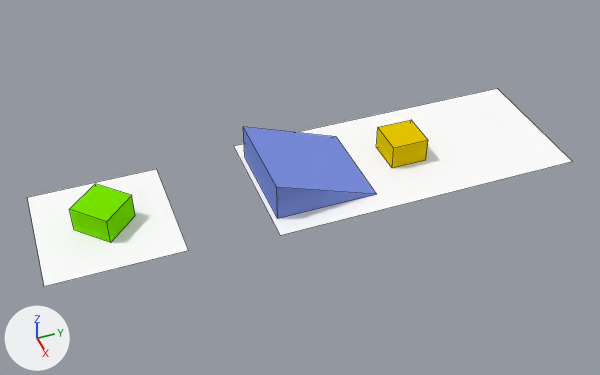
The Blender file scripts/morse/bgetest.blend, before and after one commit.
One viewpoint serves both versions: a 50 mm lens placed at (23.9, -13.3, 20.3), pointed at (0.5, -4.6, 0.0). Arrows for +X, +Y and +Z are at lower left; the lights stay in place. Mesh edges are drawn as thin lines.

Objects in the first picture: 'Goal', 'Plane', 'Platform', 'Ramp', 'Start'.
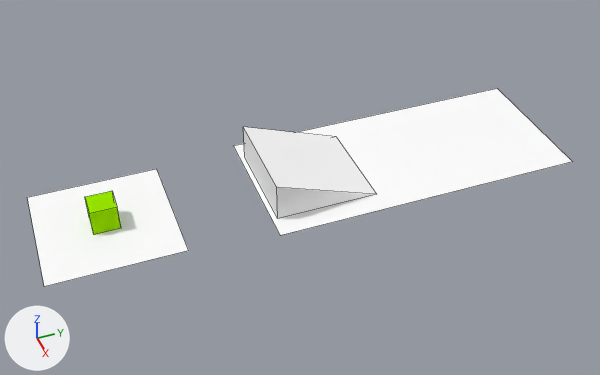
Commit message: Added goal specification ability. User can add object X.goal to define the goal state of object X. See bgetest.blend for example.

Patch to the scene script:
```diff
--- a/scripts/morse/bgetest.blend.py
+++ b/scripts/morse/bgetest.blend.py
@@ mat_material_002 @@
 mat_material_002 = diffuse_material('Material.002')
-mat_material_002.base_color = (0.215, 0.296, 0.8)  # blue #8094e7
+mat_material_002.base_color = (1.0, 1.0, 1.0)  # white #ffffff
@@ mat_material @@
+mat_material = diffuse_material('Material')
+mat_material.base_color = (0.319, 0.8, 0.0)  # green #99e700
@@ me_cube @@
+me_cube.from_pydata(...)  # a box spanning x -1.0..1.0, y -1.0..1.0, z -1.0..1.0
+me_cube.materials.append(mat_material)  # green #99e700
@@ ob_goal @@
-ob_goal = bpy.data.objects.new('Goal', me_cube_004)
-ob_goal.location = (0.0, -12.0, 0.5)
-ob_goal.rotation_euler = (0.0, 0.0, 0.785)  # degrees (0, 0, 45)
-ob_goal.scale = (0.707, 0.707, 1.0)
@@ ob_start @@
-ob_start = bpy.data.objects.new('Start', me_cube_003)
-ob_start.location = (0.0, 0.0, 0.5)
@@ ob_cube @@
+ob_cube = bpy.data.objects.new('Cube', me_cube)
+ob_cube.location = (0.0, -12.0, 0.5)
+ob_cube.scale = (0.5, 0.5, 0.5)
```

Boxes (x1, y1, x2, y2) around the edits, measured in the pictures (600 x 375 px):
'Ramp', recoloured (blue to white)
    both: (243, 127, 376, 218)
'Goal', deleted (green)
    before: (69, 184, 135, 243)
'Start', deleted
    before: (376, 120, 428, 168)
'Cube', added (green)
    after: (85, 191, 121, 235)
